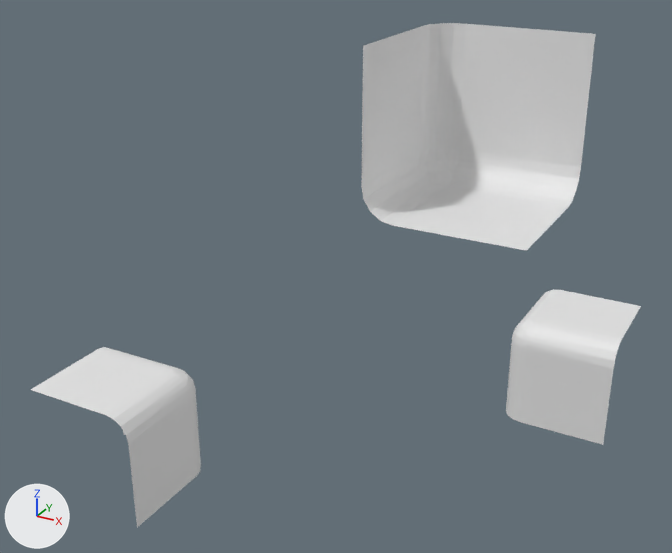
Before and after pictures for a commit that changed the OBJ model workshops/w6_polygonization/data/bmc/bmc_tiles/t_146.obj.
The view is the same before and after, from a 50 mm camera at (0.835, -1.64, 0.721) aimed at (-0.036, -0.056, -0.072). Arrows for +X, +Y and +Z are at lower left; the lights stay in place. Where no turn or scale is listed for an object, it has been applied to the vertices.

Objects in the first picture: 't_146'.
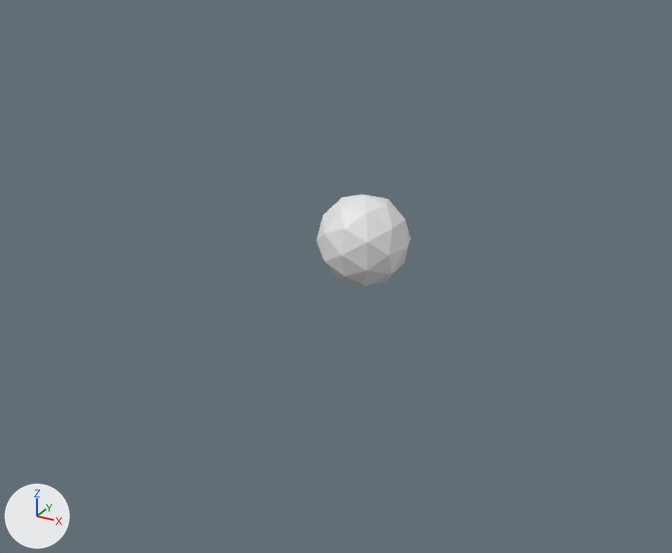
Pixel boxes (x1, y1, x2, y2) of what changed, in the pictures (672 x 553 px):
't_146', reshaped (84% narrower, 82% shorter): before (31, 23, 641, 527); after (316, 194, 411, 286)
part 1 of me_t_146, added: after (316, 194, 411, 286)
part 2 of me_t_146, deleted: before (361, 23, 596, 251)
part 3 of me_t_146, deleted: before (506, 289, 641, 445)
part 4 of me_t_146, deleted: before (31, 347, 201, 527)

Patch to the scene script:
```diff
--- a/workshops/w6_polygonization/data/bmc/bmc_tiles/t_146.obj.py
+++ b/workshops/w6_polygonization/data/bmc/bmc_tiles/t_146.obj.py
@@ me_t_146 @@
 me_t_146.from_pydata(...)  # 156 vertices, 234 faces; spans x -0.5..0.5, y -0.5..0.5, z -0.5..0.5
 # used by ob_t_146; location = (0.0, 0.0, 0.0)
+# me_t_146 part 1: a new loose piece, an icosphere of 80 faces spanning x -0.1..0.1, y -0.1..0.1, z -0.1..0.1
+# me_t_146 part 2: the loose piece of 52 vertices spanning x 0.25..0.5, y -0.5..-0.25, z 0.25..0.5 is deleted
+# me_t_146 part 3: the loose piece of 52 vertices spanning x 0.25..0.5, y 0.25..0.5, z -0.5..-0.25 is deleted
+# me_t_146 part 4: the loose piece of 52 vertices spanning x -0.5..-0.25, y -0.5..-0.25, z -0.5..-0.25 is deleted
```
